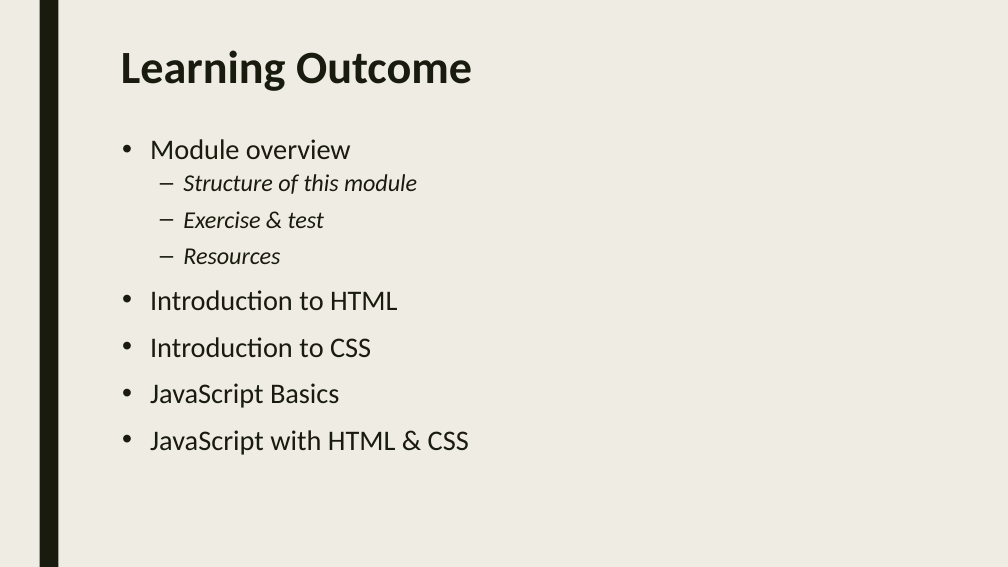
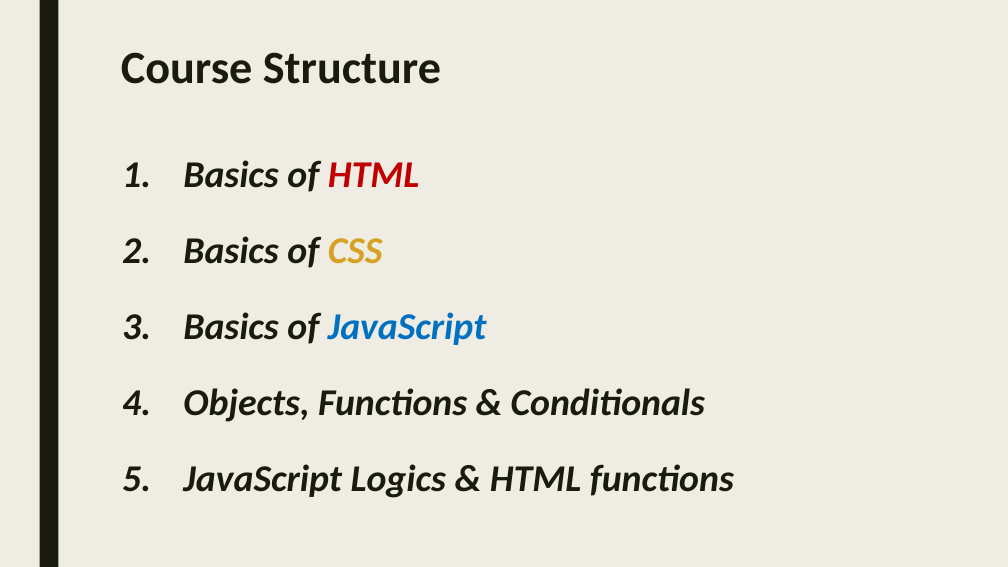
Before and after one commit to sayyidkhan/web_intro_2022, a slide deck: slide 2 of 1_HTML.pptx. Drawn at 1008x567 pixels with LibreOffice and Linux fonts; fonts in the diff are those of the drawing. Boxes give left, top, right and bottom in pixels: in the first picture for what was removed or moved away, otherwise in the second. Text is boxed around its words. In the diff, an @@ line names an element or a change of style, - is before the commit and + after.

```diff
--- a/1_HTML.pptx
+++ b/1_HTML.pptx
@@ title at (121, 52, 441, 84): text changed @@
-Learning Outcome
+Course Structure
@@ text at (183, 160, 734, 498): text changed; size 27 to 36 pt; bold on; italic on @@
-• Module overview
-  – Structure of this module
-  – Exercise & test
-  – Resources
-• Introduction to HTML
-• Introduction to CSS
-• JavaScript Basics
-• JavaScript with HTML & CSS
+1. Basics of HTML
+2. Basics of CSS
+3. Basics of JavaScript
+4. Objects, Functions & Conditionals
+5. JavaScript Logics & HTML functions
```
Also in this commit, not shown: 1 other slide changed, 1 slide added, 3 other files.
